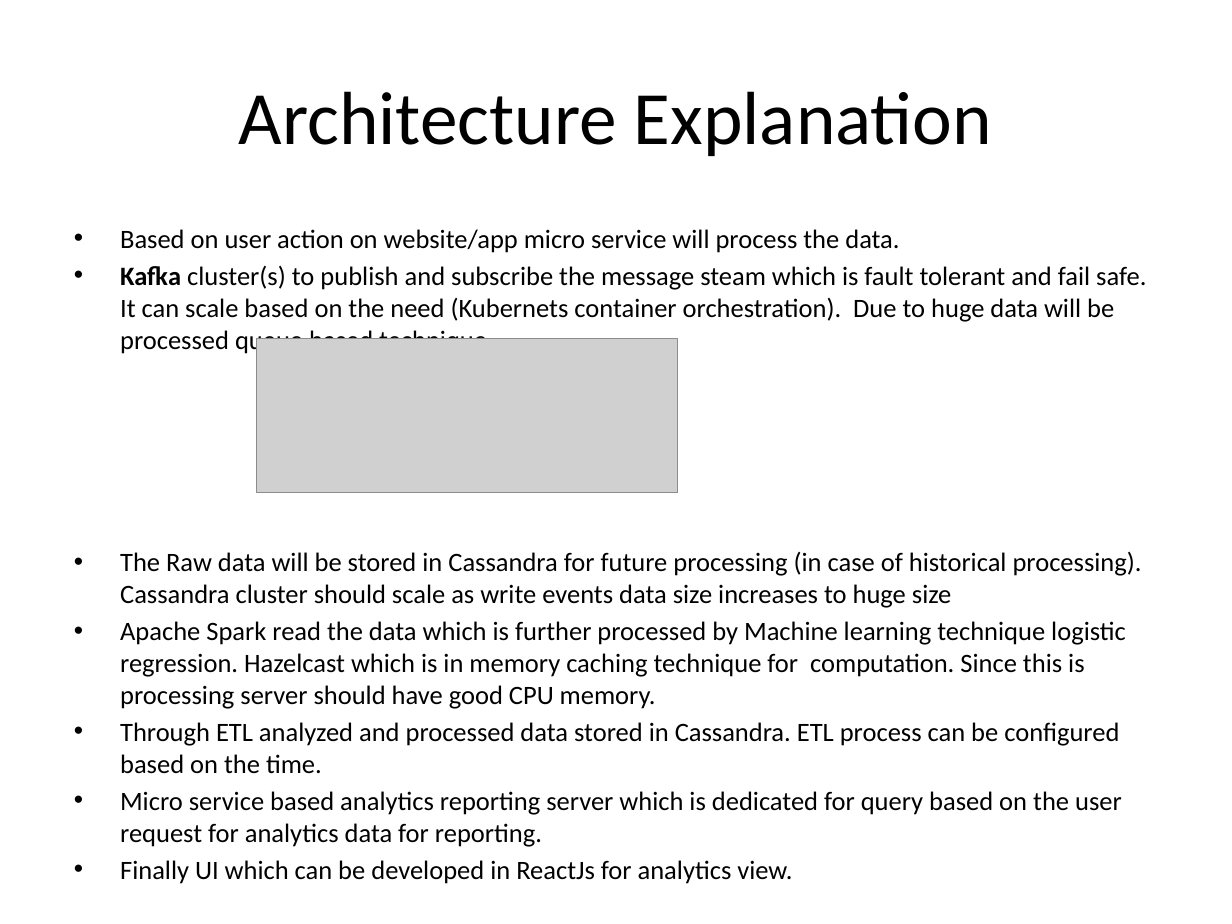
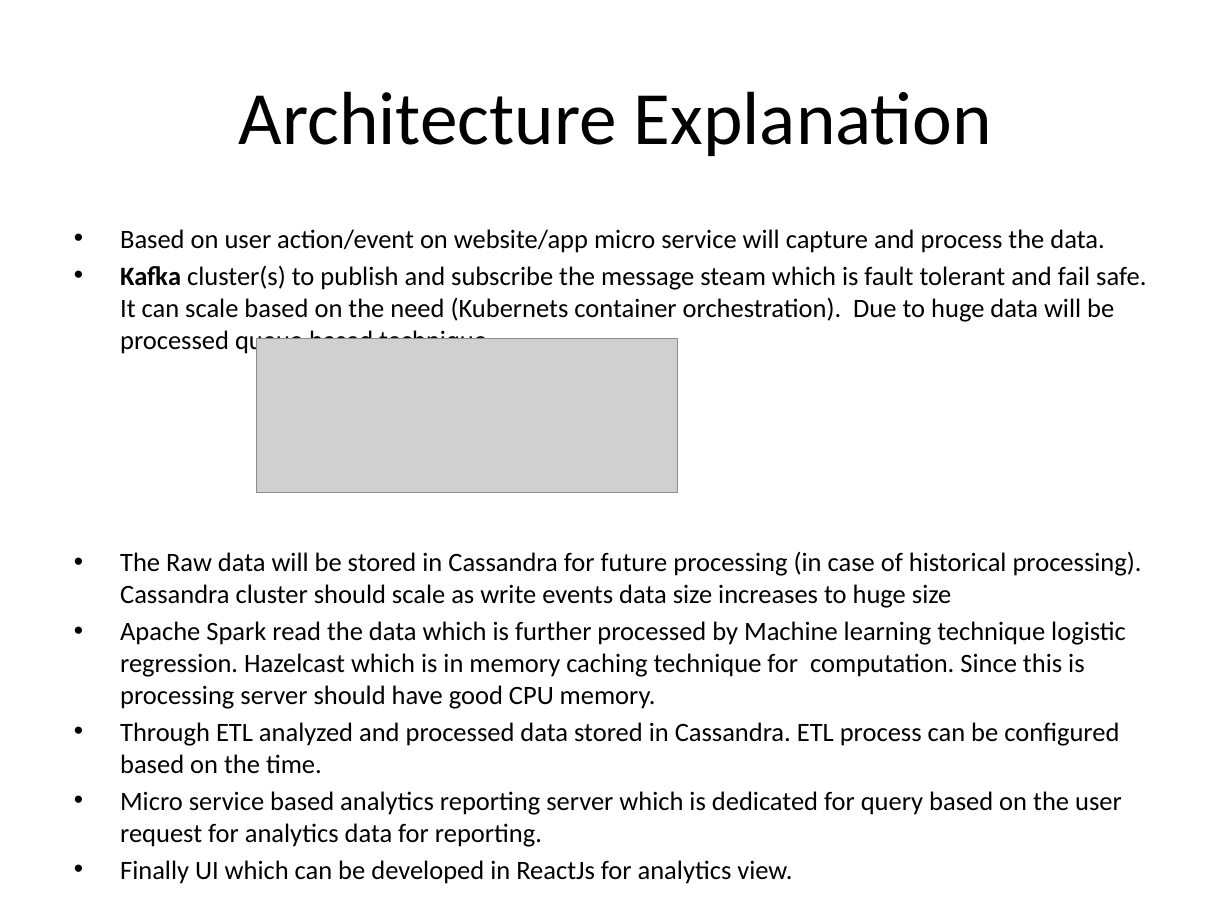
Before and after one commit to ramcdatta/pay-pay-test, a slide deck: slide 2 of Design Question/Architecture_Alalytics_App.pptx. Drawn at 1232x924 pixels with LibreOffice and Linux fonts; fonts in the diff are those of the drawing; grey boxes stand for pictures. Boxes give left, top, right and bottom in pixels: in the first picture for what was removed or moved away, otherwise in the second. Text is boxed around its words. In the diff, an @@ line names an element or a change of style, - is before the commit and + after.

```diff
--- a/Design Question/Architecture_Alalytics_App.pptx
+++ b/Design Question/Architecture_Alalytics_App.pptx
@@ text at [120, 229, 1104, 253]: text changed @@
-• Based on user action on website/app micro service will process the data.
+• Based on user action/event on website/app micro service will capture and process the data.
```
Also in this commit, not shown: 1 other slide changed, 5 other files.
